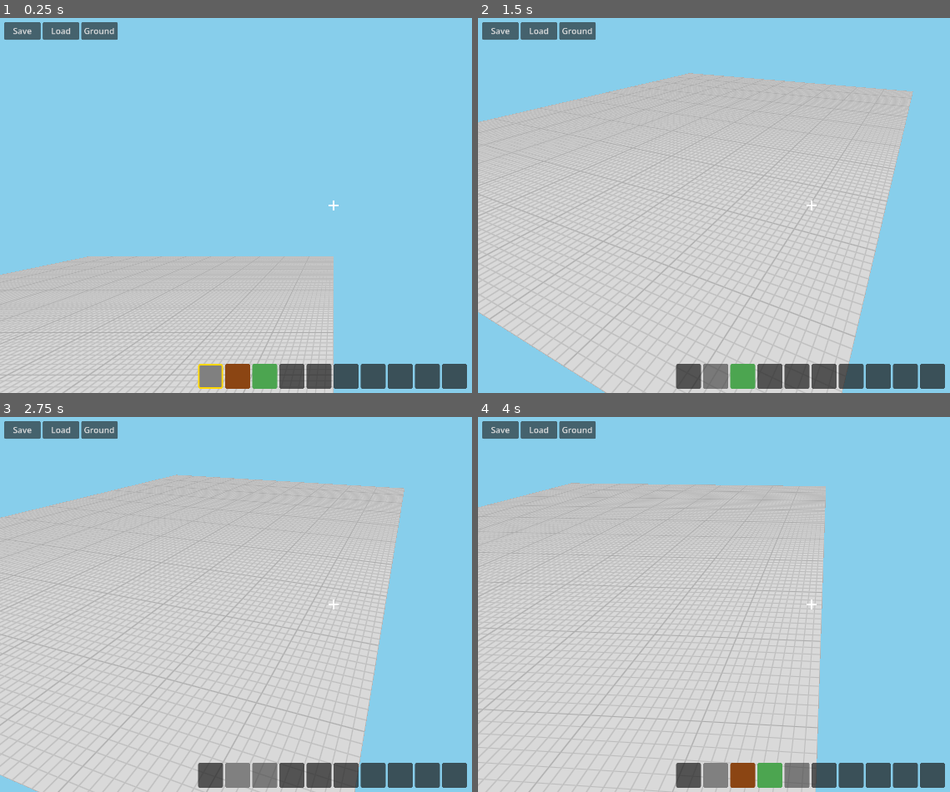
Above: before the commit, frames 1-4 (two rows, left to right).
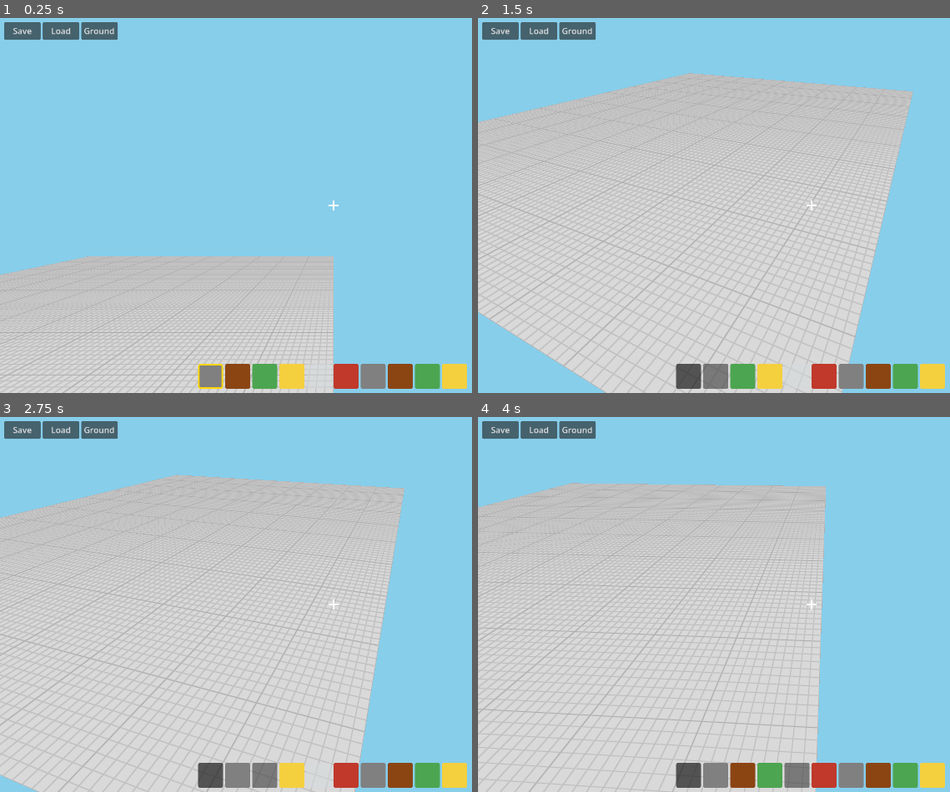
Above: after the commit, the same moments.

Repository: shbshc/building-game
Game: Godot game, scene res://scenes/main.tscn
Two runs of this game, one before a commit and one after it. Both use one fixed random seed, a clock stepped at 60 frames per second and the inputs below.
Inputs (mouse positions are in pixels of both pictures, inside the frame that each line leads up to):
- Up to frame 1 (0.25 s): no input
- Up to frame 2 (1.5 s): click (690, 378) at 0.5 s; click (714, 378) at 1.25 s
- Up to frame 3 (2.75 s): click (264, 777) at 2 s
- Up to frame 4 (4 s): click (770, 777) at 2.75 s; click (798, 777) at 3.5 s

The runs differ from the first frame. In frame 1, 2.5% of the frame differs, in the area x 59-99%, y 92-99%; in frame 2, 2.5%; in frame 3, 2.5%; in frame 4, 1.8%.

Commit message:
fix: 10 initial slots filled, slot color updates from custom color on picker confirm

Diff:
--- a/scripts/inventory.gd
+++ b/scripts/inventory.gd
@@ -49,8 +49,12 @@
 	if slot.is_empty():
 		style.bg_color = Color(0.1, 0.1, 0.1, 0.7)
 	else:
-		var t = item_types_node.get_type(slot.item_id)
-		style.bg_color = t.color if t else Color.GRAY
+		var cc = inv_mgr.slot_colors[index]
+		if cc != null:
+			style.bg_color = cc
+		else:
+			var t = item_types_node.get_type(slot.item_id)
+			style.bg_color = t.color if t else Color.GRAY
 	style.corner_radius_top_left = 4
 	style.corner_radius_top_right = 4
 	style.corner_radius_bottom_left = 4
--- a/scripts/inventory_manager.gd
+++ b/scripts/inventory_manager.gd
@@ -16,9 +16,16 @@
 		slot_colors.append(null)
 	for i in range(BACKPACK_SIZE):
 		backpack.append(ItemTypesScript.ItemSlot.new())
-	hotbar[0].add(0, 64, 64)
-	hotbar[1].add(1, 64, 64)
-	hotbar[2].add(2, 64, 64)
+	hotbar[0].add(0, 1, 64)
+	hotbar[1].add(1, 1, 64)
+	hotbar[2].add(2, 1, 64)
+	hotbar[3].add(3, 1, 64)
+	hotbar[4].add(4, 1, 64)
+	hotbar[5].add(5, 1, 64)
+	hotbar[6].add(0, 1, 64)
+	hotbar[7].add(1, 1, 64)
+	hotbar[8].add(2, 1, 64)
+	hotbar[9].add(3, 1, 64)
 
 func get_selected_slot():
 	return hotbar[selected_slot]
